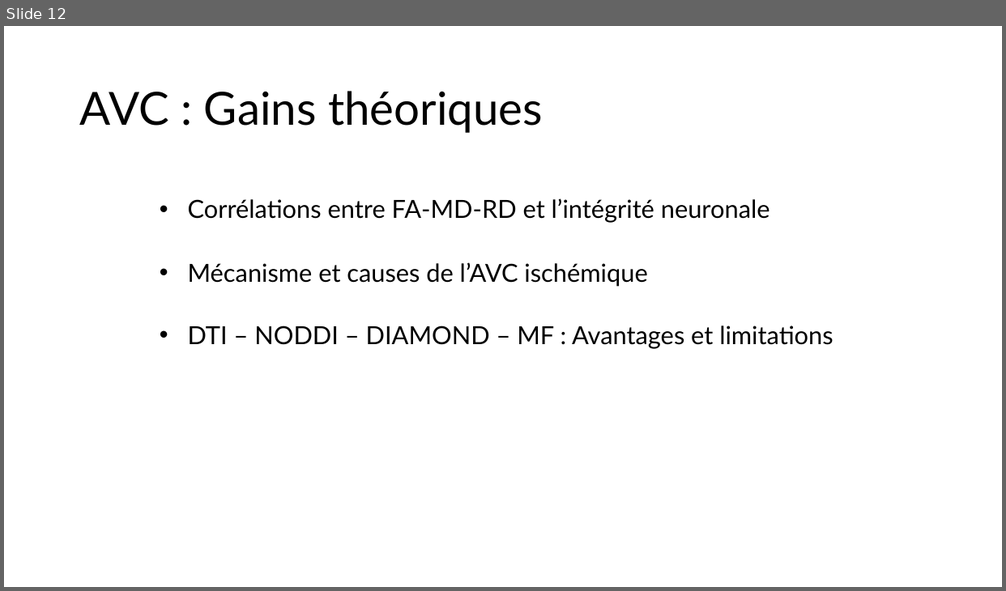
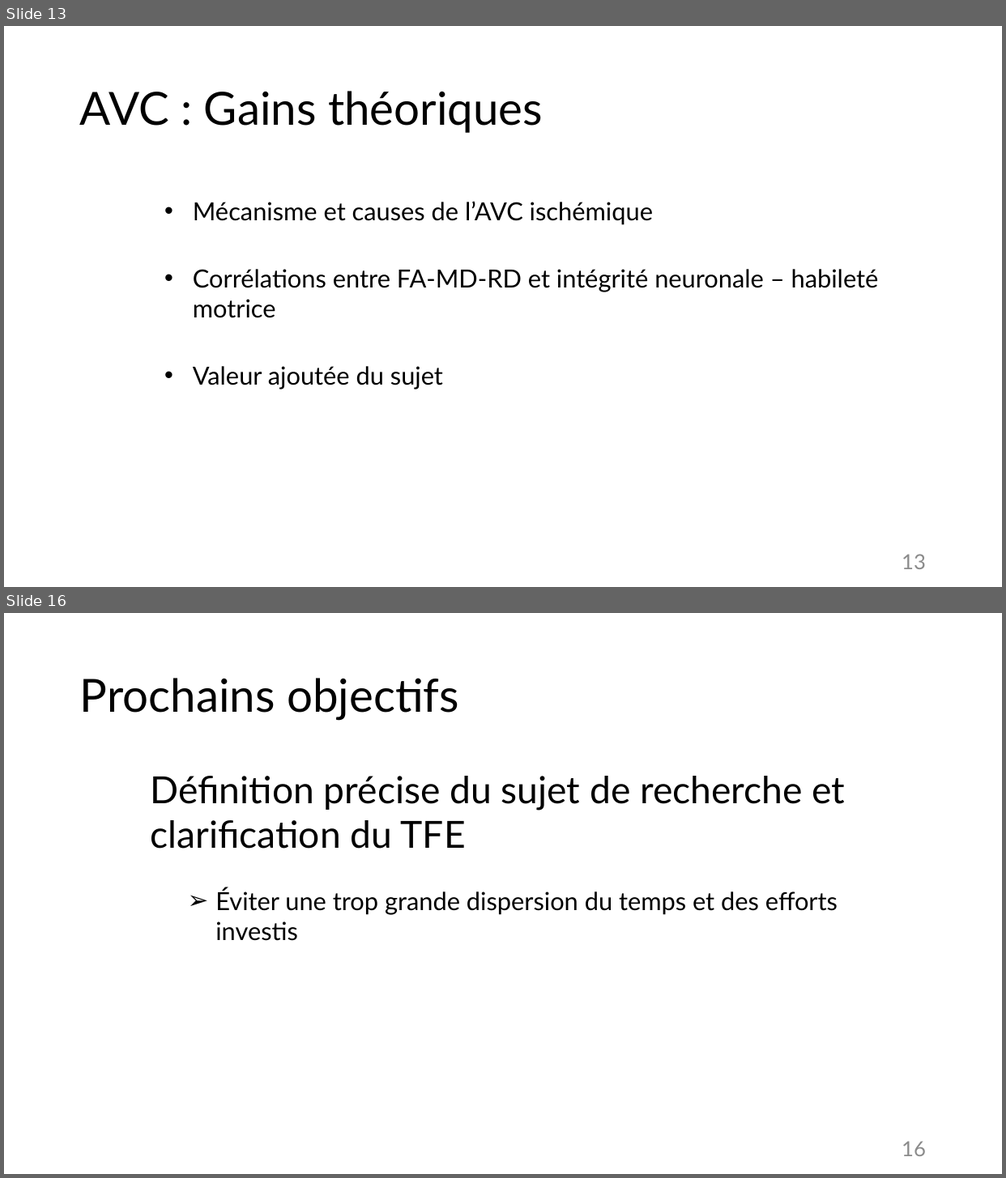
Before and after one commit to Deriorican/Memoire_dRMI_strokes, a slide deck: Présentations/Présentation1.pptx. Shown one above the other, each under a label of ours: slide 12 before the commit, slides 13 and 16 after it; the slides between them are not shown. The pictures are 1006x591 and 1006x1178 pixels, drawn with LibreOffice and Linux fonts; fonts in the diff are those of the drawing. Boxes give left, top, right and bottom in pixels: in the first picture for what was removed or moved away, otherwise in the second. Text is boxed around its words. In the diff, an @@ line names an element or a change of style, - is before the commit and + after.

```diff
--- a/Présentations/Présentation1.pptx
+++ b/Présentations/Présentation1.pptx
@@ slide 16 added at (4,613,1002,1174), background #FFFFFF @@
@@ title added at (80,678,459,720), 44 pt, text #000000 @@
+Prochains objectifs
@@ text added at (150,776,846,941), 24 pt, text #000000 @@
+Définition précise du sujet de recherche et clarification du TFE
+  ➢ Éviter une trop grande dispersion du temps et des efforts investis
@@ page number added at (901,1141,926,1157), 20 pt, text #8C8C8C @@
+16
@@ what was slide 12 is now slide 13 @@
@@ slide 13 changed as well @@
@@ text "Mécanisme et causes de l’AVC ...": place and size @@
-text "Mécanisme et causes de l’AVC ..." at (188,263,647,287)
+text "Mécanisme et causes de l’AVC ..." at (193,201,653,225)
@@ text at (193,269,879,318): text changed @@
-• Corrélations entre FA-MD-RD et l’intégrité neuronale
+• Corrélations entre FA-MD-RD et intégrité neuronale – habileté motrice
@@ text at (193,366,443,390): text changed @@
-• DTI – NODDI – DIAMOND – MF : Avantages et limitations
+• Valeur ajoutée du sujet
@@ page number added at (901,554,926,570), 20 pt, text #8C8C8C @@
+13
```
Also in this commit, not shown: 11 other slides changed, 3 other slides added.
